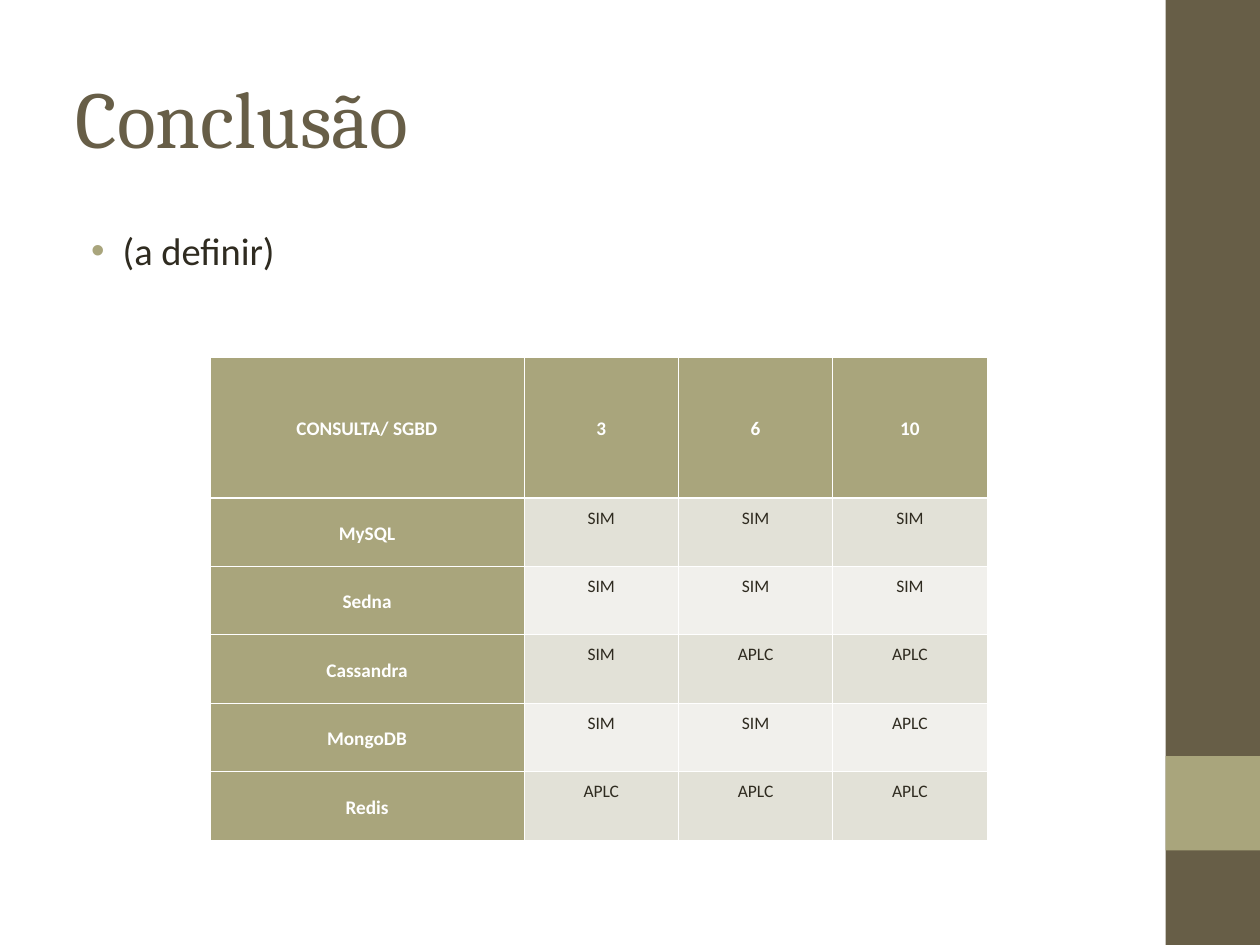
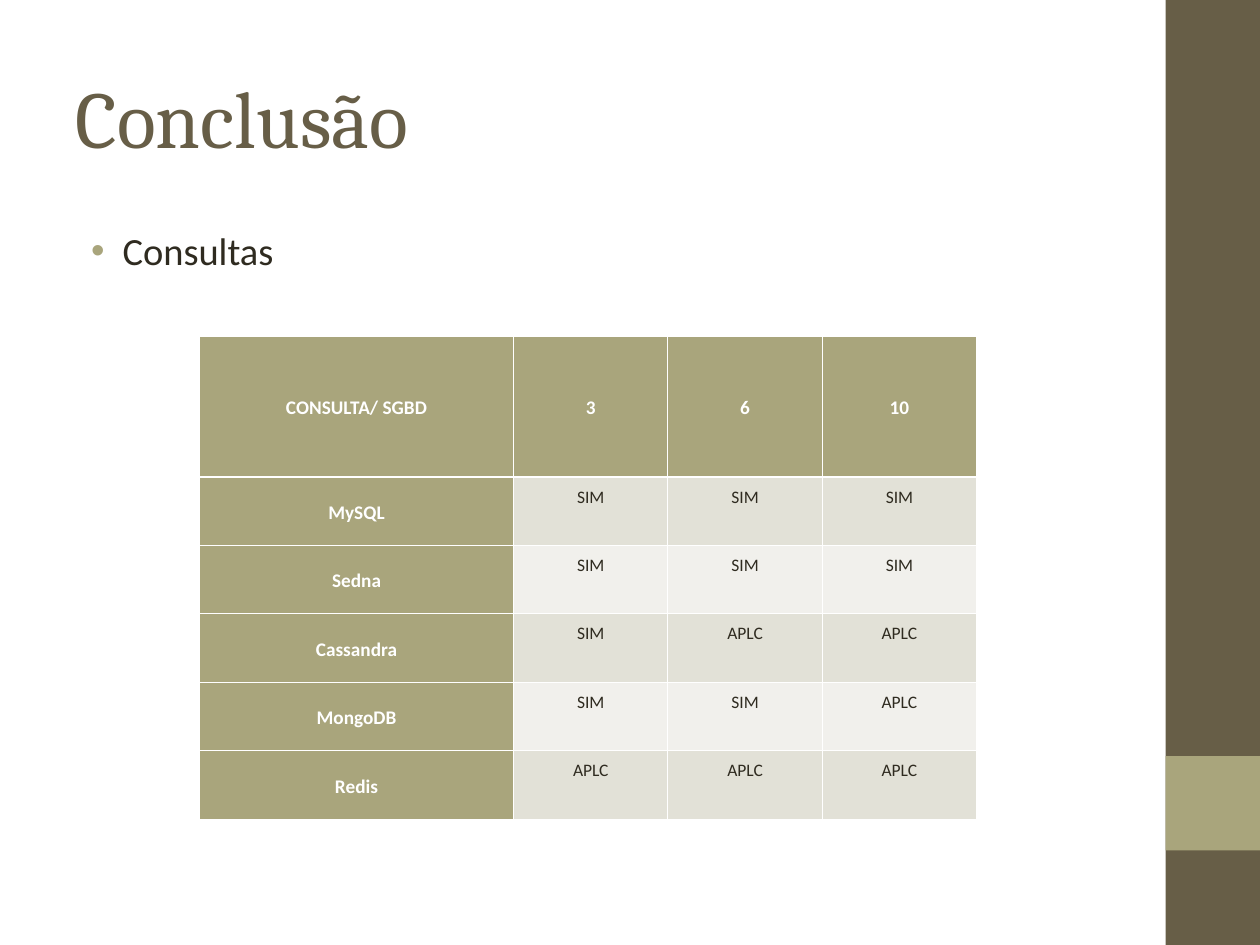
Before and after one commit to biacpaixao/Projeto_Final, a slide deck: slide 60 of apresentacao_projeto_final.ppt (slide 59 before the commit). Drawn at 1260x945 pixels with LibreOffice and Linux fonts; fonts in the diff are those of the drawing; background and template pictures are left out. Boxes give left, top, right and bottom in pixels: in the first picture for what was removed or moved away, otherwise in the second. Text is boxed around its words. In the diff, an @@ line names an element or a change of style, - is before the commit and + after.

```diff
--- a/apresentacao_projeto_final.ppt
+++ b/apresentacao_projeto_final.ppt
@@ text at bbox=[123, 238, 274, 266]: text changed @@
-• (a definir)
+• Consultas
@@ table: place and size @@
-table at bbox=[210, 357, 987, 839]
+table at bbox=[199, 336, 975, 819]
```
Also in this commit, not shown: 9 other slides changed, 1 slide added, 1 slide removed.
